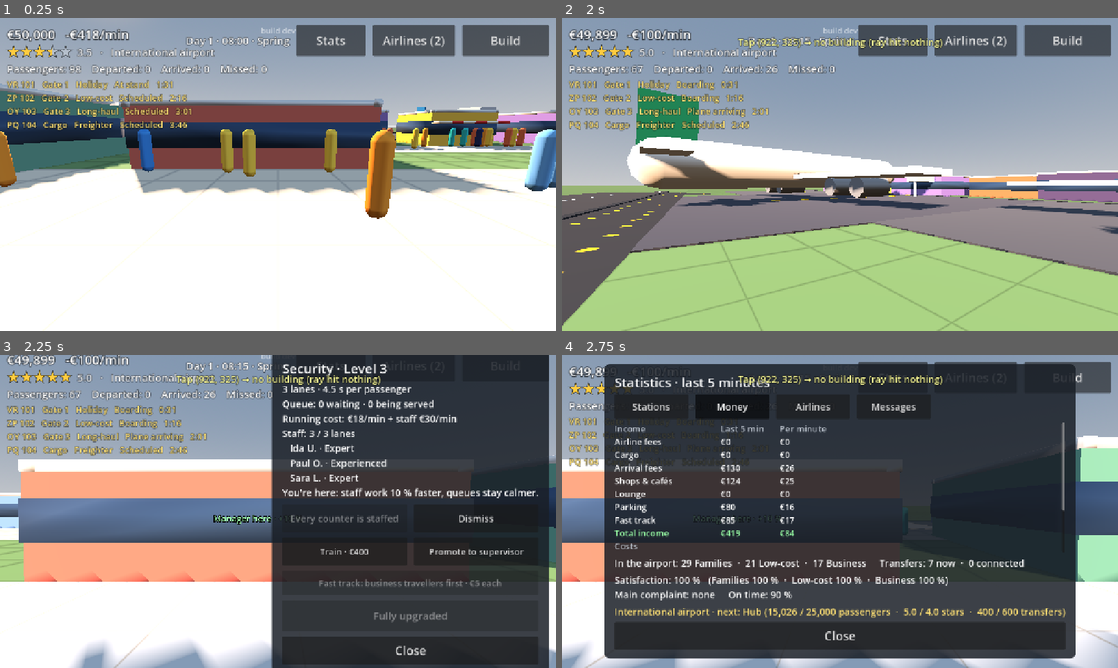
Above: before the commit, frames 1-4 (two rows, left to right).
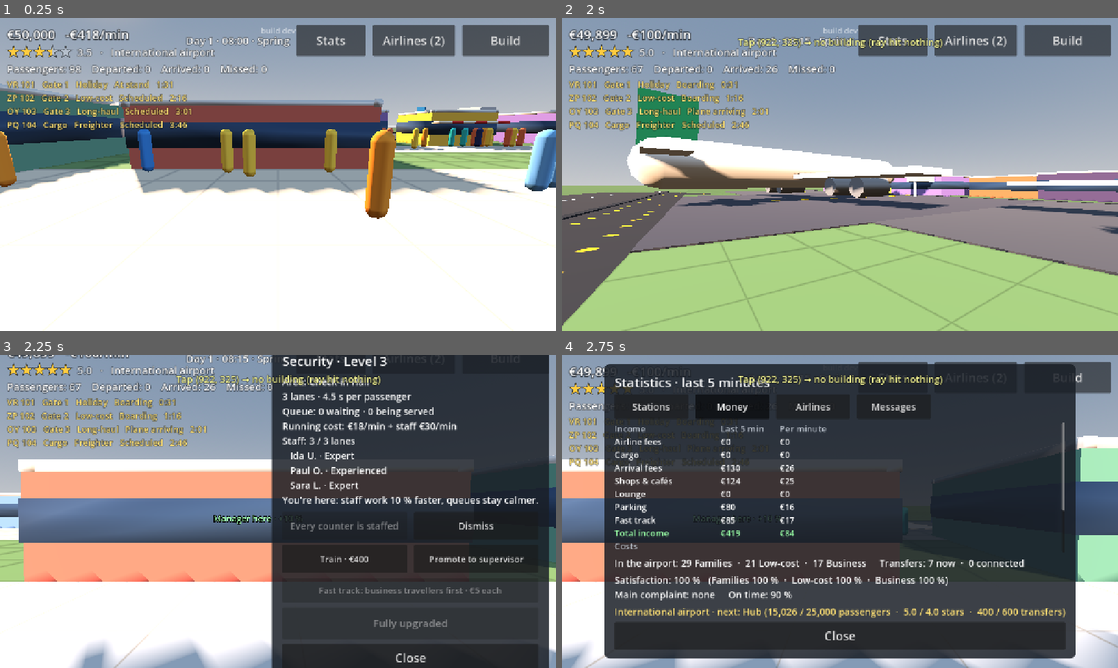
Above: after the commit, the same moments.

Repository: jakobmaier16-pixel/airport-idle
Game: Godot game, scene res://tests/screenshots.tscn
Same seed, same stepped clock (60 frames per second), same inputs: the game is played once before the commit and once after it. This scene is started directly instead of the project's main scene.
Inputs (mouse positions are in pixels of both pictures, inside the frame that each line leads up to):
- Up to frame 1 (0.25 s): no input
- Up to frame 2 (2 s): move the mouse to (962, 158) at 0.52 s; hold D (move_right) 0.53-1.25 s; click (962, 158) at 0.67 s; drag from (728, 190) to (812, 237) at 1.27 s
- Up to frame 3 (2.25 s): move the mouse to (333, 442) at 2.02 s; hold D (move_right) from 2.03 s (still down)
- Up to frame 4 (2.75 s): keep holding D (move_right)

Frames 1-2 are identical in both runs. In frame 3, 15% of the frame differs, in the area x 1-97%, y 0-100%; in frame 4, nothing differs.

Commit message:
Step 4c: named areas (#11)
* Add named areas derived from walkways and zones

AreaMap groups connected walkways per zone and names them (Check-in Hall,
Security, Gates, Landside N / Airside N). Shown as an Area line in the
station panel. Also: builder worktree rule, stale VIP comment, roadmap.

Co-Authored-By: Claude Sonnet 5.5 <noreply@anthropic.com>
Claude-Session: https://claude.ai/code/session_016JzPUAHYYjxwG9VNuWJ3Jz

* Cache the station area name; restore owns_cell comment

Co-Authored-By: Claude Sonnet 5.5 <noreply@anthropic.com>
Claude-Session: https://claude.ai/code/session_016JzPUAHYYjxwG9VNuWJ3Jz

---------

Co-authored-by: Claude <noreply@anthropic.com>

Diff:
--- a/scenes/ui/hud.gd
+++ b/scenes/ui/hud.gd
@@ -54,6 +54,8 @@
 var stats_tab: StatsTab = StatsTab.STATIONS
 ## The building shown in the station panel, or null.
 var shown_station: Building = null
+# Area name of the shown station: looked up on opening and when the layout changes, not per frame.
+var _station_area: String = ""
 var _tool: BuildMode.Tool = BuildMode.Tool.NONE
 var _notice_left: float = 0.0
 var _goal_refresh_in: float = 0.0
@@ -108,6 +110,7 @@
 
 
 func _ready() -> void:
+	Airport.zones_changed.connect(_refresh_station_area)
 	_view_button.pressed.connect(view_toggle_pressed.emit)
 	var paint_buttons := {
 		^"SafeArea/BuildMenu/PaintButtons/WalkwayButton": BuildMode.PaintKind.WALKWAY,
@@ -229,6 +232,7 @@
 	hide_stats()
 	hide_airlines()
 	shown_station = building
+	_refresh_station_area()
 	_station_panel.visible = true
 	_update_station_panel()
 
@@ -534,12 +538,28 @@
 	_stats_table.add_child(cell)
 
 
+func _refresh_station_area() -> void:
+	_station_area = "" if shown_station == null else _area_of_building(shown_station)
+
+
+# A building stands next to the area its walkway belongs to: the first side that has one.
+func _area_of_building(building: Building) -> String:
+	for front: bool in [true, false]:
+		for cell in Building.outside_row(building.type.footprint, building.origin_cell, building.rotation_steps, front):
+			var name := Airport.area_name(cell)
+			if not name.is_empty():
+				return name
+	return ""
+
+
 func _update_station_panel() -> void:
 	var building := shown_station
 	_station_title.text = "%s · Level %d" % [building.type.display_name, building.level]
 	var lines: PackedStringArray = []
 	var role := building.type.role
 	var station := Airport.passenger_flow.station_for(building)
+	if not _station_area.is_empty():
+		lines.append("Area: %s" % _station_area)
 	if role in [BuildingType.Role.CHECK_IN, BuildingType.Role.SECURITY, BuildingType.Role.TRANSFER_SECURITY]:
 		var unit := "counters" if role == BuildingType.Role.CHECK_IN else "lanes"
 		lines.append("%d %s · %.1f s per passenger" % [building.service_slots(), unit, building.service_time()])
--- a/scripts/autoload/airport_host.gd
+++ b/scripts/autoload/airport_host.gd
@@ -205,6 +205,14 @@
 	brain.step(delta)
 
 
+func area_name(cell: Vector2i) -> String:
+	return brain.area_name(cell)
+
+
+func areas() -> Array:
+	return brain.areas()
+
+
 func owns_cell(cell: Vector2i) -> bool:
 	return brain.owns_cell(cell)
 
--- a/scripts/simulation/airport_brain.gd
+++ b/scripts/simulation/airport_brain.gd
@@ -59,6 +59,8 @@
 var plane_network: PlaneNetwork = PlaneNetwork.new()
 ## Zones computed from the layout (tech_architecture.md §4): written into `grid` after every layout change.
 var zone_map: ZoneMap = ZoneMap.new()
+## Named areas (connected walkways per zone), derived after the zones; never saved.
+var area_map: AreaMap = AreaMap.new()
 var economy: Economy = Economy.new()
 ## Signed airlines and their offers (design doc §10.1). Kept for the whole game (reset, not
 ## replaced), so the HUD's signal connections stay valid.
@@ -177,6 +179,16 @@
 
 # --- Airport tiers (design doc §14.1) ---
 
+## The name of the area at a walkway cell ("Check-in Hall", "Gates", ...), "" outside any area.
+func area_name(cell: Vector2i) -> String:
+	return area_map.area_name(cell)
+
+
+## All areas as {"name", "zone", "cells"}.
+func areas() -> Array:
+	return area_map.areas()
+
+
 ## True if the airport owns `cell` (land can be built on and painted).
 func owns_cell(cell: Vector2i) -> bool:
 	return progression.owned_land(grid.size).has_point(cell)
@@ -682,6 +694,7 @@
 	buildings.clear()
 	_next_building_id = 1
 	zone_map.recompute(grid, buildings)
+	area_map.recompute(grid, buildings)
 	staff.clear()
 	passenger_flow = PassengerFlow.new()
 	passenger_flow.schedule.plane_arriving.connect(plane_arriving.emit)
@@ -866,6 +879,7 @@
 func _on_layout_changed() -> void:
 	# Zones first: everything below (walkway areas, stations) reads them.
 	zone_map.recompute(grid, buildings)
+	area_map.recompute(grid, buildings)
 	zones_changed.emit()
 	plane_network.rebuild(grid, buildings)
 	passenger_flow.on_layout_changed()
--- /dev/null
+++ b/scripts/simulation/area_map.gd
@@ -0,0 +1,95 @@
+class_name AreaMap
+extends RefCounted
+## Named areas worked out from the layout (tech_architecture.md §4, game_design §8.2): connected
+## walkway cells of one zone form one area. Derived data, never saved: `recompute` runs after
+## ZoneMap and again after a load. Pure data, no nodes.
+##
+## Names: landside with check-in -> "Check-in Hall", otherwise touching security -> "Security";
+## airside with gates or stands -> "Gates", otherwise touching security -> "Security"; anything
+## else "Landside N" / "Airside N" (N counts those unnamed areas). Equal names get " 2", " 3".
+## Order is always by the lowest cell index, so names only change when the layout does.
+
+const _STEPS: Array[Vector2i] = [Vector2i(1, 0), Vector2i(-1, 0), Vector2i(0, 1), Vector2i(0, -1)]
+
+## One entry per area: {"name": String, "zone": AirportGrid.Zone, "cells": Array[Vector2i]}.
+var _areas: Array = []
+## Area index per cell (row by row), -1 where there is no area.
+var _area_of: PackedInt32Array = PackedInt32Array()
+var _size: Vector2i = Vector2i.ZERO
+
+
+func recompute(grid: AirportGrid, buildings: Array[Building]) -> void:
+	_size = grid.size
+	_areas.clear()
+	_area_of.resize(_size.x * _size.y)
+	_area_of.fill(-1)
+	# Scanning row by row finds the areas in order of their lowest cell index.
+	for y in _size.y:
+		for x in _size.x:
+			var start := Vector2i(x, y)
+			if _area_of[y * _size.x + x] == -1 and grid.is_walkable(start):
+				_flood(grid, start)
+	var touching: Array[Dictionary] = []
+	for area: Dictionary in _areas:
+		touching.append({})
+	for building: Building in buildings:
+		var role := building.type.role
+		if role in [BuildingType.Role.CHECK_IN, BuildingType.Role.SECURITY, BuildingType.Role.GATE, BuildingType.Role.AIRCRAFT_STAND]:
+			for front: bool in [true, false]:
+				for cell in Building.outside_row(building.type.footprint, building.origin_cell, building.rotation_steps, front):
+					var index := _index_at(cell)
+					if index >= 0:
+						touching[index][role] = true
+	var unnamed: Dictionary[int, int] = {}
+	var used: Dictionary[String, int] = {}
+	for index in _areas.size():
+		var area: Dictionary = _areas[index]
+		var landside: bool = area["zone"] == AirportGrid.Zone.LANDSIDE
+		var roles: Dictionary = touching[index]
+		var base: String
+		if landside and roles.has(BuildingType.Role.CHECK_IN):
+			base = "Check-in Hall"
+		elif not landside and (roles.has(BuildingType.Role.GATE) or roles.has(BuildingType.Role.AIRCRAFT_STAND)):
+			base = "Gates"
+		elif roles.has(BuildingType.Role.SECURITY):
+			base = "Security"
+		else:
+			var prefix := "Landside" if landside else "Airside"
+			unnamed[area["zone"]] = unnamed.get(area["zone"], 0) + 1
+			base = "%s %d" % [prefix, unnamed[area["zone"]]]
+		used[base] = used.get(base, 0) + 1
+		area["name"] = base if used[base] == 1 else "%s %d" % [base, used[base]]
+
+
+## The name of the area a walkway cell belongs to, "" for cells outside every area.
+func area_name(cell: Vector2i) -> String:
+	var index := _index_at(cell)
+	return "" if index < 0 else _areas[index]["name"]
+
+
+## Every area: {"name", "zone", "cells"}, ordered by lowest cell index.
+func areas() -> Array:
+	return _areas
+
+
+func _index_at(cell: Vector2i) -> int:
+	if cell.x < 0 or cell.y < 0 or cell.x >= _size.x or cell.y >= _size.y:
+		return -1
+	return _area_of[cell.y * _size.x + cell.x]
+
+
+func _flood(grid: AirportGrid, start: Vector2i) -> void:
+	var index := _areas.size()
+	var zone := grid.get_zone(start)
+	var cells: Array[Vector2i] = [start]
+	_area_of[start.y * _size.x + start.x] = index
+	var queue: Array[Vector2i] = [start]
+	while not queue.is_empty():
+		var cell: Vector2i = queue.pop_back()
+		for step: Vector2i in _STEPS:
+			var next := cell + step
+			if grid.is_walkable(next) and _area_of[next.y * _size.x + next.x] == -1 and grid.get_zone(next) == zone:
+				_area_of[next.y * _size.x + next.x] = index
+				cells.append(next)
+				queue.append(next)
+	_areas.append({"name": "", "zone": zone, "cells": cells})
--- a/scripts/simulation/reputation.gd
+++ b/scripts/simulation/reputation.gd
@@ -25,8 +25,7 @@
 ## Departures counted so far, and how many of them were late.
 var departures: int = 0
 var late_departures: int = 0
-## Stars currently taken off (after a restructuring or an unhappy VIP), fading to 0. Negative
-## after a happy VIP visit: a bonus.
+## Stars currently taken off (after a restructuring), fading to 0.
 var penalty: float = 0.0
 
 
--- /dev/null
+++ b/tests/cases/test_26_areas.gd
@@ -0,0 +1,48 @@
+extends TestCase
+## Named areas derived from the walkways and zones (tech_architecture.md §4, game_design §8.2).
+
+
+func _names() -> Array[String]:
+	var names: Array[String] = []
+	for area: Dictionary in Airport.areas():
+		names.append(area["name"])
+	return names
+
+
+func test_showcase_area_names() -> void:
+	ShowcaseAirport.build(0.0)
+	check_eq(_names(), ["Check-in Hall", "Gates"] as Array[String], "landside hall and airside gate walkway")
+	check_eq(Airport.area_name(Vector2i(24, 25)), "Check-in Hall", "hall cell")
+	check_eq(Airport.area_name(Vector2i(31, 32)), "Gates", "airside cell")
+	check_eq(Airport.area_name(Vector2i(1, 1)), "", "no walkway, no area")
+
+
+func test_splitting_the_hall_renames_deterministically() -> void:
+	ShowcaseAirport.build(0.0)
+	var cut: Array[Vector2i] = []
+	for y in range(21, 28):
+		cut.append(Vector2i(25, y))
+	Airport.paint_walkway(cut, false)
+	var names := _names()
+	check_eq(names.size(), 3, "hall split in two: %s" % [names])
+	check_eq(Airport.area_name(Vector2i(19, 25)), "Check-in Hall", "west part keeps the plain name (lowest cell)")
+	check_eq(Airport.area_name(Vector2i(40, 25)), "Check-in Hall 2", "east part is numbered")
+	var again := _names()
+	check_eq(again, names, "same layout, same names")
+
+
+func test_unnamed_areas_are_numbered() -> void:
+	ShowcaseAirport.build(0.0)
+	Airport.paint_walkway([Vector2i(2, 2), Vector2i(3, 2)] as Array[Vector2i], true)
+	Airport.paint_walkway([Vector2i(2, 5)] as Array[Vector2i], true)
+	check_eq(Airport.area_name(Vector2i(2, 2)), "Landside 1", "first lonely walkway")
+	check_eq(Airport.area_name(Vector2i(2, 5)), "Landside 2", "second lonely walkway")
+
+
+func test_names_survive_save_and_load() -> void:
+	ShowcaseAirport.build(0.0)
+	var before := _names()
+	var state := Airport.save_state()
+	Airport.reset()
+	Airport.load_state(state)
+	check_eq(_names(), before, "same names after loading")
Not shown, added: scripts/simulation/area_map.gd.uid
Not shown, added: tests/cases/test_26_areas.gd.uid
Not shown, changed: .claude/agents/builder.md
Not shown, changed: docs/roadmap.md
